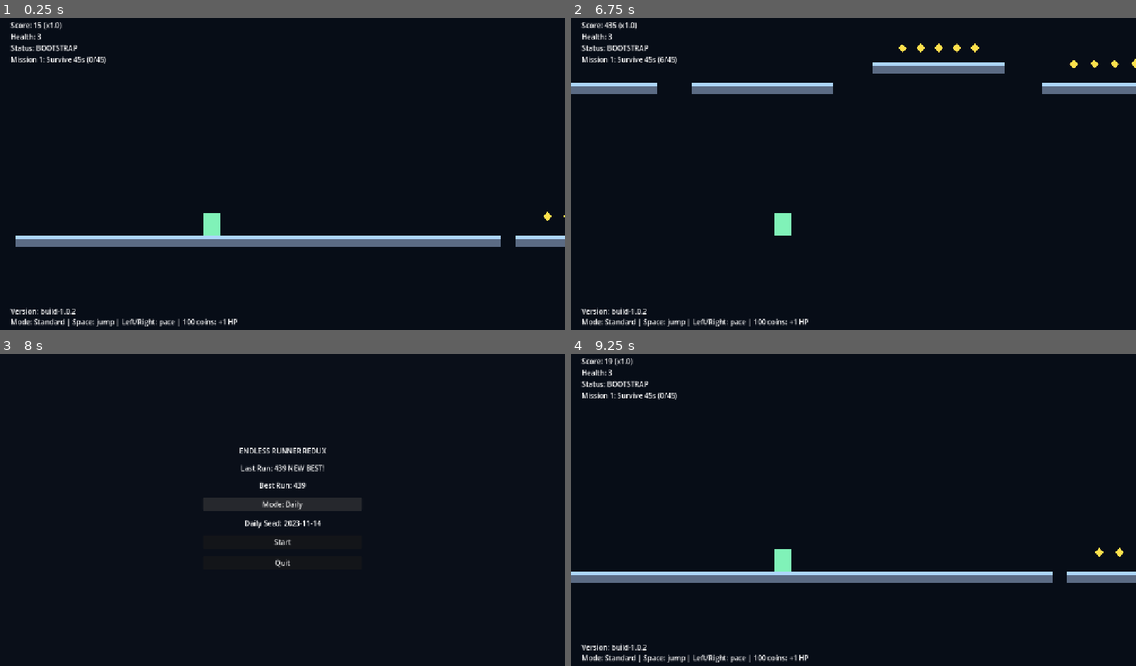
Above: before the commit, frames 1-4 (two rows, left to right).
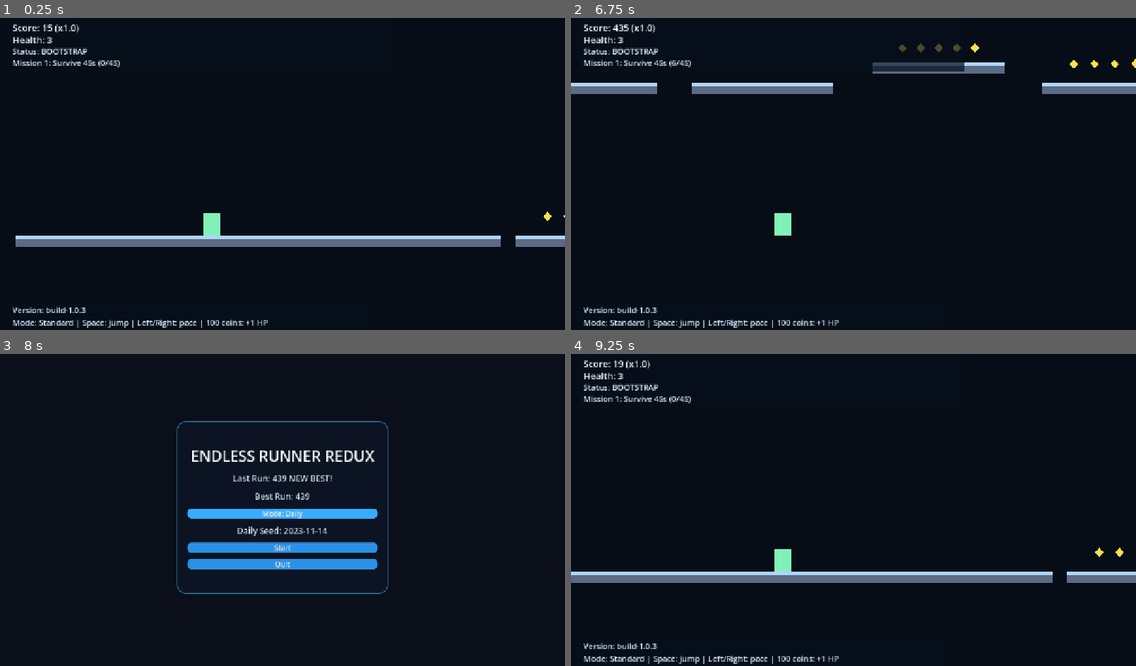
Above: after the commit, the same moments.

Repository: DKE-DEV-33/Endless-Runner-Redux
Game: Godot game, scene res://scenes/Main.tscn
Two runs of this game, one before a commit and one after it. Both use one fixed random seed, a clock stepped at 60 frames per second and the inputs below.
Inputs:
- Up to frame 1 (0.25 s): no input
- Up to frame 2 (6.75 s): tap Enter at 0.5 s; hold Right (ui_right) 0.53-2.03 s; tap Space (jump) at 0.77, 1.52, 3.02, 3.77, 4.52, 6.02 s; hold Left (ui_left) 2.03-2.78 s; hold Right (ui_right) 2.78-4.28 s; hold Left (ui_left) 4.28-5.03 s; hold Right (ui_right) 5.03-5.78 s; hold Left (ui_left) from 5.78 s (still down)
- Up to frame 3 (8 s): tap Space (jump) at 6.77 s; release Left (ui_left) at 7.25 s; click "Mode: Standard" at 7.25 s
- Up to frame 4 (9.25 s): click "Mode: Daily" at 8 s; click "Start" at 8.75 s

The runs differ from the first frame. In frame 1, 1.9% of the frame differs, in the area x 1-48%, y 1-100%; in frame 2, 2.5%; in frame 3, 6.6%, in the area x 31-69%, y 21-77%; in frame 4, 1.9%.

Commit message:
Polish HUD, menu card styling, and pause overlay presentation

Diff:
--- a/scenes/Main.tscn
+++ b/scenes/Main.tscn
@@ -1,10 +1,55 @@
-[gd_scene load_steps=3 format=3]
+[gd_scene load_steps=9 format=3]
 
 [ext_resource type="Script" path="res://scripts/main.gd" id="1"]
 [ext_resource type="Script" path="res://scripts/player.gd" id="2"]
 
 [sub_resource type="RectangleShape2D" id="1"]
 size = Vector2(36, 52)
+
+[sub_resource type="LabelSettings" id="2"]
+font_size = 21
+font_color = Color(0.95, 0.98, 1, 1)
+outline_size = 4
+outline_color = Color(0, 0, 0, 0.5)
+
+[sub_resource type="LabelSettings" id="3"]
+font_size = 18
+font_color = Color(0.87, 0.94, 1, 1)
+outline_size = 3
+outline_color = Color(0, 0, 0, 0.45)
+
+[sub_resource type="StyleBoxFlat" id="4"]
+bg_color = Color(0.05, 0.08, 0.14, 0.96)
+corner_radius_top_left = 18
+corner_radius_top_right = 18
+corner_radius_bottom_right = 18
+corner_radius_bottom_left = 18
+border_width_left = 2
+border_width_top = 2
+border_width_right = 2
+border_width_bottom = 2
+border_color = Color(0.31, 0.75, 1, 0.45)
+
+[sub_resource type="StyleBoxFlat" id="5"]
+bg_color = Color(0.17, 0.57, 0.9, 1)
+corner_radius_top_left = 10
+corner_radius_top_right = 10
+corner_radius_bottom_right = 10
+corner_radius_bottom_left = 10
+
+[sub_resource type="StyleBoxFlat" id="6"]
+bg_color = Color(0.22, 0.68, 1, 1)
+corner_radius_top_left = 10
+corner_radius_top_right = 10
+corner_radius_bottom_right = 10
+corner_radius_bottom_left = 10
+
+[sub_resource type="StyleBoxFlat" id="7"]
+bg_color = Color(0.12, 0.43, 0.72, 1)
+corner_radius_top_left = 10
+corner_radius_top_right = 10
+corner_radius_bottom_right = 10
+corner_radius_bottom_left = 10
 
 [node name="Main" type="Node2D"]
 script = ExtResource("1")
@@ -29,65 +74,96 @@
 
 [node name="CanvasLayer" type="CanvasLayer" parent="."]
 
+[node name="HUDTopCard" type="ColorRect" parent="CanvasLayer"]
+offset_left = 14.0
+offset_top = 10.0
+offset_right = 890.0
+offset_bottom = 132.0
+color = Color(0.02, 0.06, 0.11, 0.72)
+
+[node name="HUDBottomCard" type="ColorRect" parent="CanvasLayer"]
+offset_left = 14.0
+offset_top = 654.0
+offset_right = 840.0
+offset_bottom = 722.0
+color = Color(0.02, 0.06, 0.11, 0.72)
+
 [node name="ScoreLabel" type="Label" parent="CanvasLayer"]
-offset_left = 24.0
-offset_top = 16.0
-offset_right = 300.0
+offset_left = 28.0
+offset_top = 18.0
+offset_right = 420.0
 offset_bottom = 48.0
 text = "Score: 0"
+label_settings = SubResource("2")
 
 [node name="HealthLabel" type="Label" parent="CanvasLayer"]
-offset_left = 24.0
-offset_top = 42.0
-offset_right = 320.0
-offset_bottom = 70.0
+offset_left = 28.0
+offset_top = 46.0
+offset_right = 440.0
+offset_bottom = 76.0
 text = "Health: 3"
+label_settings = SubResource("2")
 
 [node name="StatusLabel" type="Label" parent="CanvasLayer"]
-offset_left = 24.0
-offset_top = 68.0
-offset_right = 720.0
-offset_bottom = 96.0
+offset_left = 28.0
+offset_top = 74.0
+offset_right = 780.0
+offset_bottom = 102.0
 text = "Status: BOOTSTRAP"
+label_settings = SubResource("3")
 
 [node name="MissionLabel" type="Label" parent="CanvasLayer"]
-offset_left = 24.0
-offset_top = 94.0
-offset_right = 820.0
-offset_bottom = 122.0
+offset_left = 28.0
+offset_top = 100.0
+offset_right = 860.0
+offset_bottom = 126.0
 text = "Mission: Collect 40 coins (0/40)"
+label_settings = SubResource("3")
 
 [node name="InfoLabel" type="Label" parent="CanvasLayer"]
-offset_left = 24.0
+offset_left = 28.0
 offset_top = 690.0
-offset_right = 800.0
+offset_right = 1000.0
 offset_bottom = 718.0
 text = "Space: Jump (tap/hold + double jump) | Left/Right: pace"
+label_settings = SubResource("3")
 
 [node name="VersionLabel" type="Label" parent="CanvasLayer"]
-offset_left = 24.0
-offset_top = 666.0
+offset_left = 28.0
+offset_top = 662.0
 offset_right = 500.0
-offset_bottom = 694.0
-text = "Version: build-1.0.2"
+offset_bottom = 690.0
+text = "Version: build-1.0.3"
+label_settings = SubResource("3")
 
 [node name="PauseLayer" type="CanvasLayer" parent="."]
+
+[node name="PauseBackdrop" type="ColorRect" parent="PauseLayer"]
+visible = false
+anchors_preset = 15
+anchor_right = 1.0
+anchor_bottom = 1.0
+grow_horizontal = 2
+grow_vertical = 2
+mouse_filter = 2
+color = Color(0, 0, 0, 0.56)
 
 [node name="PausePanel" type="Panel" parent="PauseLayer"]
 visible = false
-offset_left = 430.0
-offset_top = 144.0
-offset_right = 850.0
-offset_bottom = 578.0
+offset_left = 418.0
+offset_top = 122.0
+offset_right = 862.0
+offset_bottom = 600.0
+theme_override_styles/panel = SubResource("4")
 
 [node name="VBox" type="VBoxContainer" parent="PauseLayer/PausePanel"]
 anchors_preset = 15
 anchor_right = 1.0
 anchor_bottom = 1.0
-offset_left = 22.0
-offset_top = 20.0
-offset_right = -22.0
-offset_bottom = -20.0
+offset_left = 26.0
+offset_top = 22.0
+offset_right = -26.0
+offset_bottom = -22.0
 grow_horizontal = 2
 grow_vertical = 2
 theme_override_constants/separation = 12
@@ -96,15 +172,18 @@
 layout_mode = 2
 text = "Paused"
 horizontal_alignment = 1
+label_settings = SubResource("2")
 
 [node name="PauseStatusLabel" type="Label" parent="PauseLayer/PausePanel/VBox"]
 layout_mode = 2
 text = "Score: 0 | Pace 0"
 horizontal_alignment = 1
+label_settings = SubResource("3")
 
 [node name="MasterLabel" type="Label" parent="PauseLayer/PausePanel/VBox"]
 layout_mode = 2
 text = "Master Volume"
+label_settings = SubResource("3")
 
 [node name="MasterSlider" type="HSlider" parent="PauseLayer/PausePanel/VBox"]
 layout_mode = 2
@@ -116,6 +195,7 @@
 [node name="SfxLabel" type="Label" parent="PauseLayer/PausePanel/VBox"]
 layout_mode = 2
 text = "SFX Volume"
+label_settings = SubResource("3")
 
 [node name="SfxSlider" type="HSlider" parent="PauseLayer/PausePanel/VBox"]
 layout_mode = 2
@@ -127,11 +207,20 @@
 [node name="ResumeButton" type="Button" parent="PauseLayer/PausePanel/VBox"]
 layout_mode = 2
 text = "Resume"
+theme_override_styles/normal = SubResource("5")
+theme_override_styles/hover = SubResource("6")
+theme_override_styles/pressed = SubResource("7")
 
 [node name="RestartButton" type="Button" parent="PauseLayer/PausePanel/VBox"]
 layout_mode = 2
 text = "Restart Run"
+theme_override_styles/normal = SubResource("5")
+theme_override_styles/hover = SubResource("6")
+theme_override_styles/pressed = SubResource("7")
 
 [node name="MenuButton" type="Button" parent="PauseLayer/PausePanel/VBox"]
 layout_mode = 2
 text = "Save + Return to Menu"
+theme_override_styles/normal = SubResource("5")
+theme_override_styles/hover = SubResource("6")
+theme_override_styles/pressed = SubResource("7")
--- a/scenes/Menu.tscn
+++ b/scenes/Menu.tscn
@@ -1,6 +1,51 @@
-[gd_scene load_steps=2 format=3]
+[gd_scene load_steps=7 format=3]
 
 [ext_resource type="Script" path="res://scripts/menu.gd" id="1"]
+
+[sub_resource type="LabelSettings" id="1"]
+font_size = 34
+font_color = Color(0.95, 0.98, 1, 1)
+outline_size = 5
+outline_color = Color(0, 0, 0, 0.55)
+
+[sub_resource type="LabelSettings" id="2"]
+font_size = 19
+font_color = Color(0.86, 0.93, 1, 1)
+outline_size = 4
+outline_color = Color(0, 0, 0, 0.5)
+
+[sub_resource type="StyleBoxFlat" id="3"]
+bg_color = Color(0.05, 0.08, 0.14, 0.94)
+corner_radius_top_left = 20
+corner_radius_top_right = 20
+corner_radius_bottom_right = 20
+corner_radius_bottom_left = 20
+border_width_left = 2
+border_width_top = 2
+border_width_right = 2
+border_width_bottom = 2
+border_color = Color(0.29, 0.76, 1, 0.5)
+
+[sub_resource type="StyleBoxFlat" id="4"]
+bg_color = Color(0.17, 0.57, 0.9, 1)
+corner_radius_top_left = 10
+corner_radius_top_right = 10
+corner_radius_bottom_right = 10
+corner_radius_bottom_left = 10
+
+[sub_resource type="StyleBoxFlat" id="5"]
+bg_color = Color(0.22, 0.68, 1, 1)
+corner_radius_top_left = 10
+corner_radius_top_right = 10
+corner_radius_bottom_right = 10
+corner_radius_bottom_left = 10
+
+[sub_resource type="StyleBoxFlat" id="6"]
+bg_color = Color(0.12, 0.43, 0.72, 1)
+corner_radius_top_left = 10
+corner_radius_top_right = 10
+corner_radius_bottom_right = 10
+corner_radius_bottom_left = 10
 
 [node name="Menu" type="Control"]
 layout_mode = 3
@@ -20,50 +65,75 @@
 grow_vertical = 2
 color = Color(0.04, 0.06, 0.1, 1)
 
-[node name="Center" type="VBoxContainer" parent="."]
+[node name="Card" type="Panel" parent="."]
 layout_mode = 1
 anchors_preset = 8
 anchor_left = 0.5
 anchor_top = 0.5
 anchor_right = 0.5
 anchor_bottom = 0.5
-offset_left = -180.0
-offset_top = -120.0
-offset_right = 180.0
-offset_bottom = 120.0
+offset_left = -240.0
+offset_top = -196.0
+offset_right = 240.0
+offset_bottom = 196.0
+grow_horizontal = 2
+grow_vertical = 2
+theme_override_styles/panel = SubResource("3")
+
+[node name="Center" type="VBoxContainer" parent="Card"]
+anchors_preset = 15
+anchor_right = 1.0
+anchor_bottom = 1.0
+offset_left = 24.0
+offset_top = 24.0
+offset_right = -24.0
+offset_bottom = -24.0
 grow_horizontal = 2
 grow_vertical = 2
 alignment = 1
-theme_override_constants/separation = 16
+theme_override_constants/separation = 14
 
-[node name="Title" type="Label" parent="Center"]
+[node name="Title" type="Label" parent="Card/Center"]
 layout_mode = 2
 text = "ENDLESS RUNNER REDUX"
 horizontal_alignment = 1
+label_settings = SubResource("1")
 
-[node name="LastScoreLabel" type="Label" parent="Center"]
+[node name="LastScoreLabel" type="Label" parent="Card/Center"]
 layout_mode = 2
 text = "Last Run: --"
 horizontal_alignment = 1
+label_settings = SubResource("2")
 
-[node name="BestScoreLabel" type="Label" parent="Center"]
+[node name="BestScoreLabel" type="Label" parent="Card/Center"]
 layout_mode = 2
 text = "Best Run: --"
 horizontal_alignment = 1
+label_settings = SubResource("2")
 
-[node name="ModeButton" type="Button" parent="Center"]
+[node name="ModeButton" type="Button" parent="Card/Center"]
 layout_mode = 2
 text = "Mode: Standard"
+theme_override_styles/normal = SubResource("4")
+theme_override_styles/hover = SubResource("5")
+theme_override_styles/pressed = SubResource("6")
 
-[node name="DailySeedLabel" type="Label" parent="Center"]
+[node name="DailySeedLabel" type="Label" parent="Card/Center"]
 layout_mode = 2
 text = "Daily Seed: --"
 horizontal_alignment = 1
+label_settings = SubResource("2")
 
-[node name="StartButton" type="Button" parent="Center"]
+[node name="StartButton" type="Button" parent="Card/Center"]
 layout_mode = 2
 text = "Start"
+theme_override_styles/normal = SubResource("4")
+theme_override_styles/hover = SubResource("5")
+theme_override_styles/pressed = SubResource("6")
 
-[node name="QuitButton" type="Button" parent="Center"]
+[node name="QuitButton" type="Button" parent="Card/Center"]
 layout_mode = 2
 text = "Quit"
+theme_override_styles/normal = SubResource("4")
+theme_override_styles/hover = SubResource("5")
+theme_override_styles/pressed = SubResource("6")
--- a/scripts/main.gd
+++ b/scripts/main.gd
@@ -1,5 +1,5 @@
 extends Node2D
-const BUILD_VERSION: String = "build-1.0.2"
+const BUILD_VERSION: String = "build-1.0.3"
 
 const PLATFORM_THICKNESS: float = 24.0
 const PLAYER_AHEAD_SPAWN: float = 1650.0
@@ -48,6 +48,7 @@
 @onready var info_label: Label = $CanvasLayer/InfoLabel
 @onready var version_label: Label = $CanvasLayer/VersionLabel
 @onready var pause_layer: CanvasLayer = $PauseLayer
+@onready var pause_backdrop: ColorRect = $PauseLayer/PauseBackdrop
 @onready var pause_panel: Panel = $PauseLayer/PausePanel
 @onready var pause_status_label: Label = $PauseLayer/PausePanel/VBox/PauseStatusLabel
 @onready var resume_button: Button = $PauseLayer/PausePanel/VBox/ResumeButton
@@ -692,6 +693,8 @@
 func _setup_pause_ui() -> void:
 	pause_layer.process_mode = Node.PROCESS_MODE_ALWAYS
 	pause_panel.process_mode = Node.PROCESS_MODE_ALWAYS
+	pause_backdrop.process_mode = Node.PROCESS_MODE_ALWAYS
+	pause_backdrop.visible = false
 	pause_panel.visible = false
 
 	resume_button.pressed.connect(_on_resume_pressed)
@@ -705,12 +708,14 @@
 
 func _toggle_pause_menu() -> void:
 	var opening: bool = not pause_panel.visible
+	pause_backdrop.visible = opening
 	pause_panel.visible = opening
 	get_tree().paused = opening
 	if opening:
 		pause_status_label.text = "Paused | Score: %d | Pace %d" % [_current_score(), player.get_pace_level()]
 
 func _on_resume_pressed() -> void:
+	pause_backdrop.visible = false
 	pause_panel.visible = false
 	get_tree().paused = false
 
--- a/scripts/menu.gd
+++ b/scripts/menu.gd
@@ -1,11 +1,11 @@
 extends Control
 
-@onready var start_button: Button = $Center/StartButton
-@onready var quit_button: Button = $Center/QuitButton
-@onready var last_score_label: Label = $Center/LastScoreLabel
-@onready var best_score_label: Label = $Center/BestScoreLabel
-@onready var mode_button: Button = $Center/ModeButton
-@onready var daily_seed_label: Label = $Center/DailySeedLabel
+@onready var start_button: Button = $Card/Center/StartButton
+@onready var quit_button: Button = $Card/Center/QuitButton
+@onready var last_score_label: Label = $Card/Center/LastScoreLabel
+@onready var best_score_label: Label = $Card/Center/BestScoreLabel
+@onready var mode_button: Button = $Card/Center/ModeButton
+@onready var daily_seed_label: Label = $Card/Center/DailySeedLabel
 
 var run_mode: String = "standard"
 
